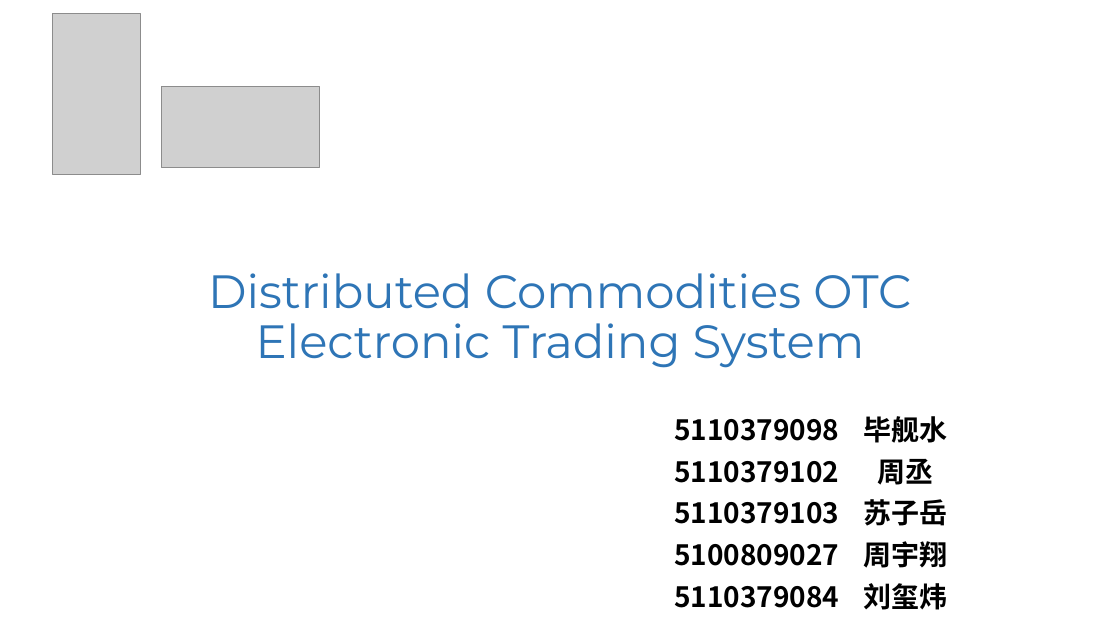
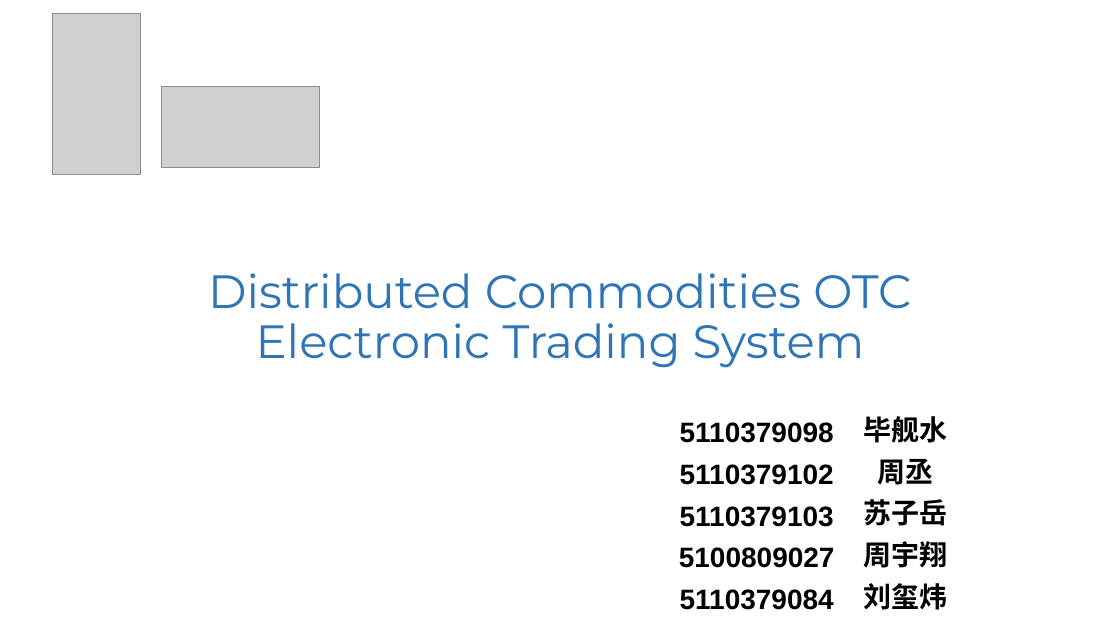
Before and after one commit to aoden2/dcets, a slide deck: slide 1 of Doc/DCETS.pptx. Drawn at 1120x630 pixels with LibreOffice and Linux fonts; fonts in the diff are those of the drawing; grey boxes stand for pictures. Boxes give left, top, right and bottom in pixels: in the first picture for what was removed or moved away, otherwise in the second. Text is boxed around its words. In the diff, an @@ line names an element or a change of style, - is before the commit and + after.

Commit message:
Sync

```diff
--- a/Doc/DCETS.pptx
+++ b/Doc/DCETS.pptx
@@ table at [654,407,951,614] @@
@@ font Noto Sans CJK SC to Arial @@
```
